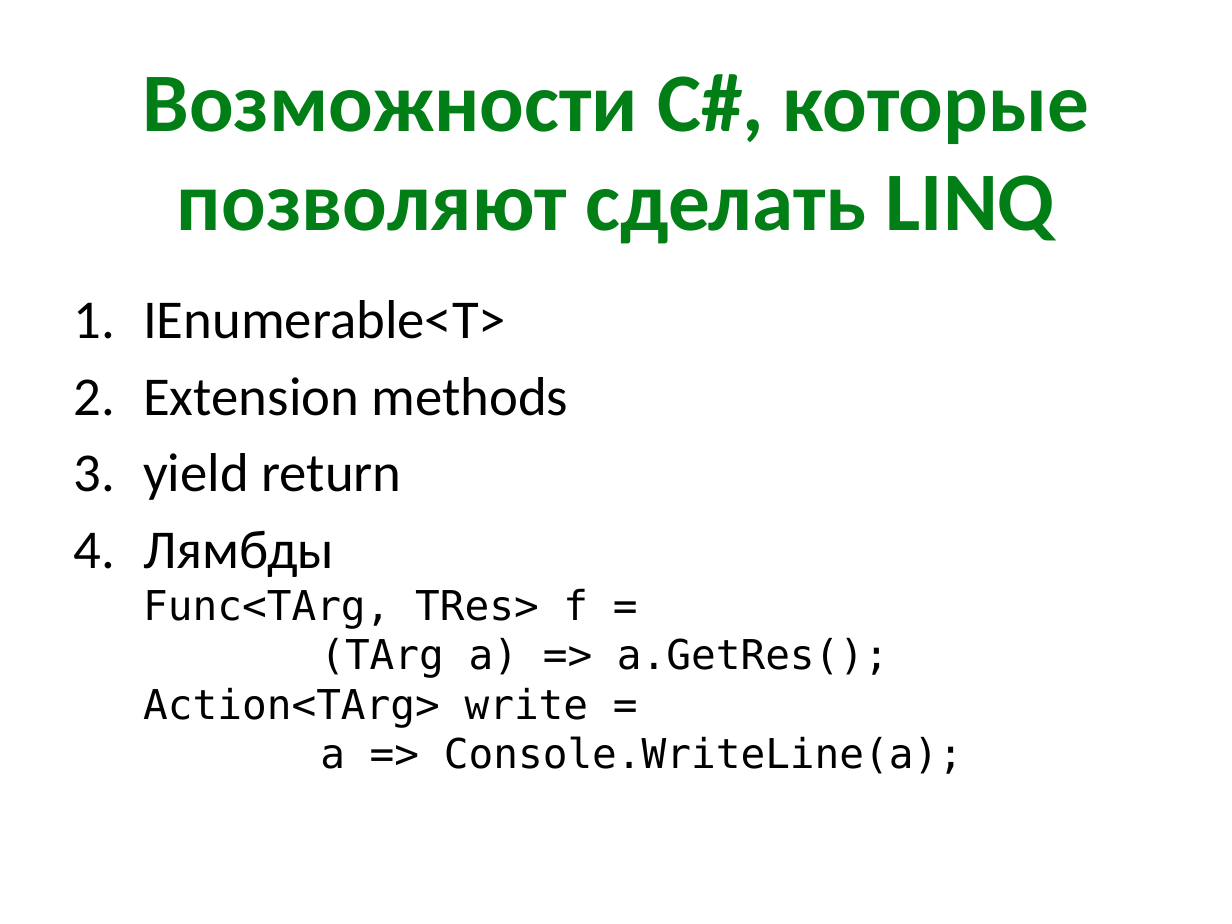
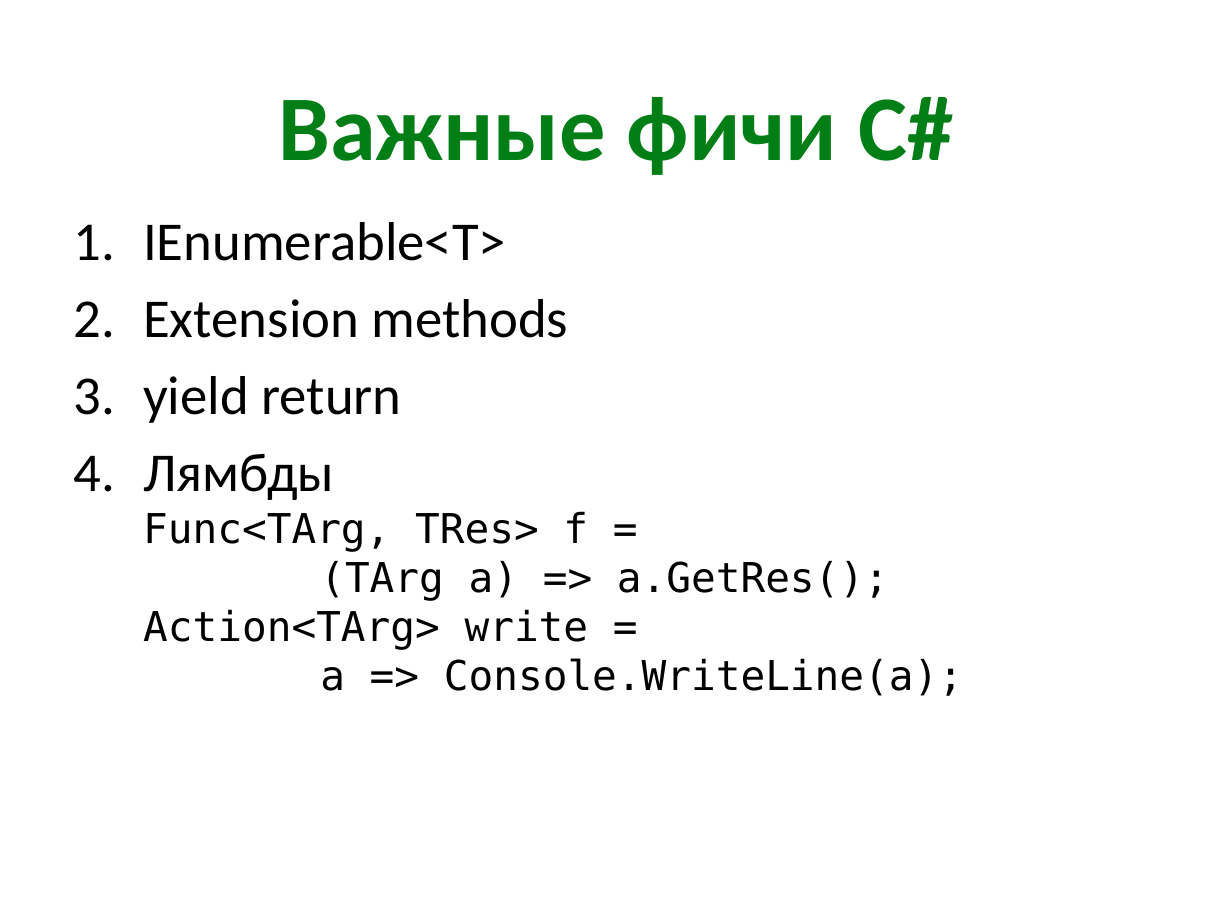
Before and after one commit to kontur-kampus-2015i/kontur-kampus, a slide deck: slide 11 of 1-CodeQuality/quality-slides.pptx (slide 8 before the commit). Drawn at 1232x924 pixels with LibreOffice and Linux fonts; fonts in the diff are those of the drawing. Boxes give left, top, right and bottom in pixels: in the first picture for what was removed or moved away, otherwise in the second. Text is boxed around its words. In the diff, an @@ line names an element or a change of style, - is before the commit and + after.

```diff
--- a/1-CodeQuality/quality-slides.pptx
+++ b/1-CodeQuality/quality-slides.pptx
@@ title at <box>279,97,954,175</box>: text changed; size 48.6 to 54 pt @@
-Возможности C#, которые позволяют сделать LINQ
+Важные фичи C#
@@ text "IEnumerable<T>": place and size @@
-text "IEnumerable<T>" at <box>143,300,963,774</box>
+text "IEnumerable<T>" at <box>143,222,963,696</box>
```
Also in this commit, not shown: 4 other slides changed, 3 slides added, 1 slide removed, 7 other files.
